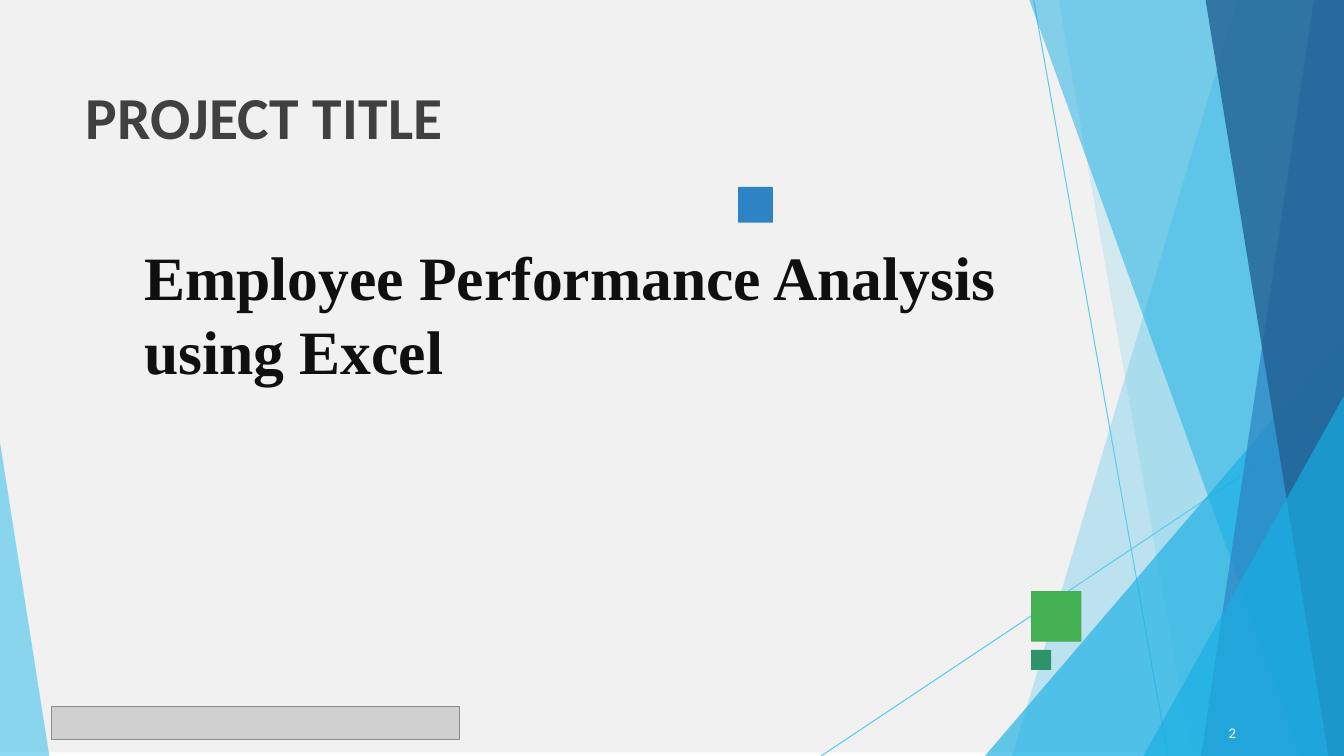
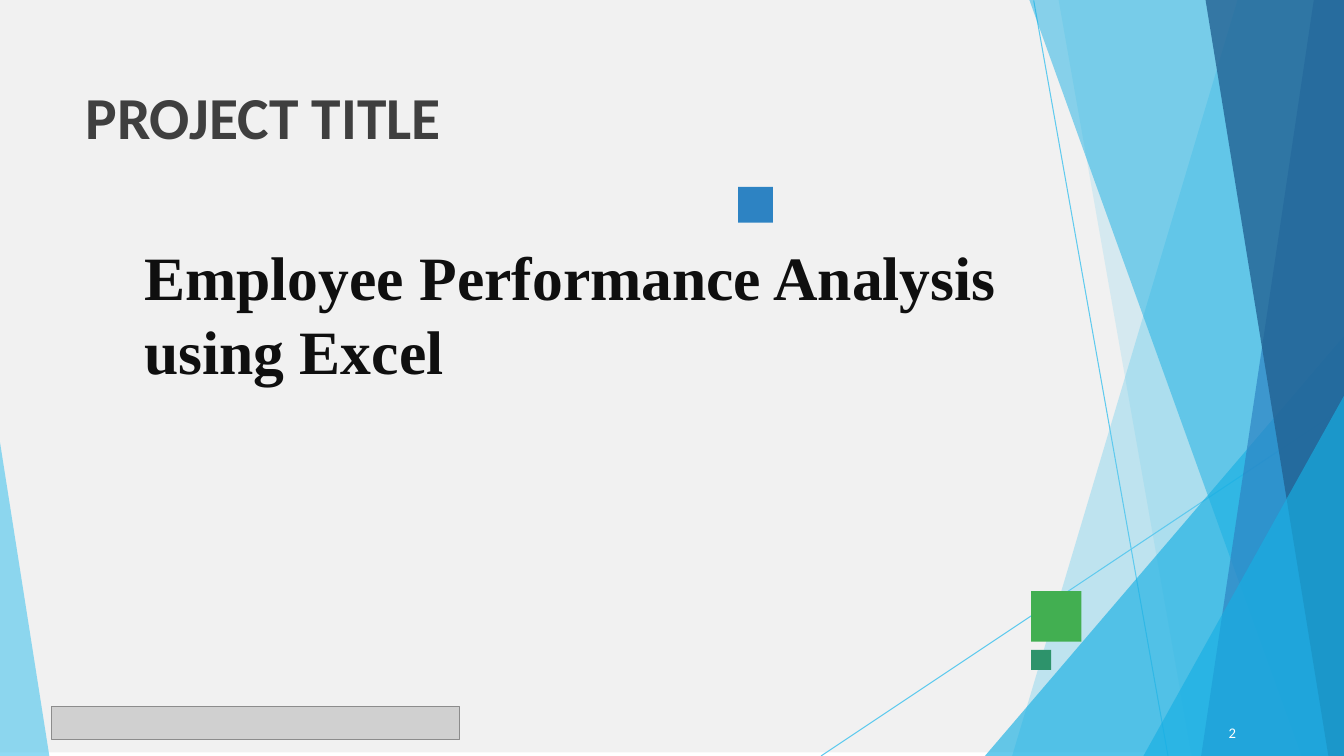
Before and after one commit to Shakthi1924/TNSDCshakthi, a slide deck: slide 2 of SHAKTHI SHRI V NM PROJECT (1).pptx. Drawn at 1344x756 pixels with LibreOffice and Linux fonts; fonts in the diff are those of the drawing; grey boxes stand for pictures. Boxes give left, top, right and bottom in pixels: in the first picture for what was removed or moved away, otherwise in the second. Text is boxed around its words. In the diff, an @@ line names an element or a change of style, - is before the commit and + after.

```diff
--- a/SHAKTHI SHRI V NM PROJECT (1).pptx
+++ b/SHAKTHI SHRI V NM PROJECT (1).pptx
@@ title "PROJECT TITLE" at (85,100,441,140): text colour #404040 to #3F3F3F; letter spacing 0.1 to 0 pt in "PROJECT"; letter spacing 0.2 to 0 pt in "TITLE"; less space between paragraphs @@
```
Also in this commit, not shown: 12 other slides changed.
